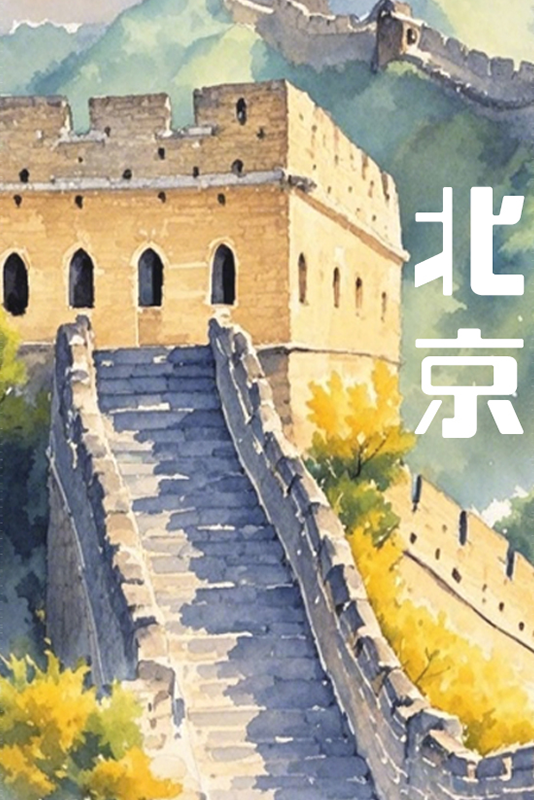
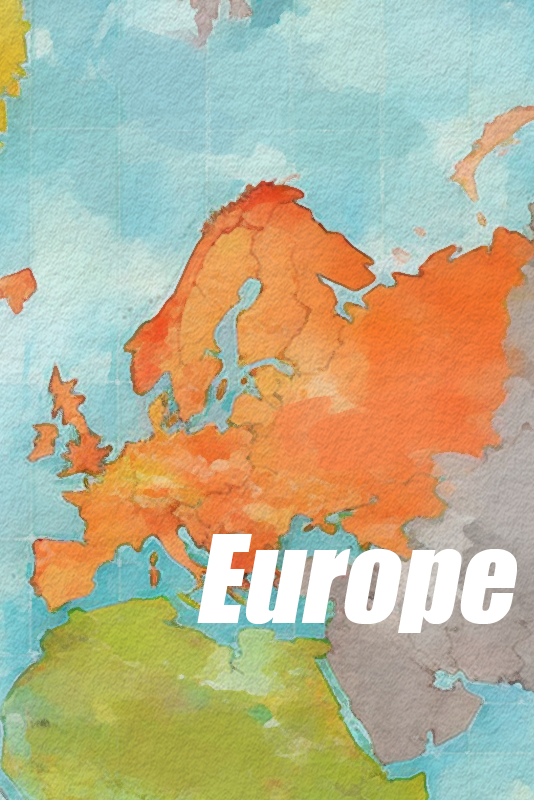
The second 534 x 800 image is a revision of the first. Changes to its layers:
added layer "Europe" above "ouzhou" over [197, 534, 517, 633]
renamed "图层 18" to "ouzhou", painted on it over [0, 0, 534, 800]
